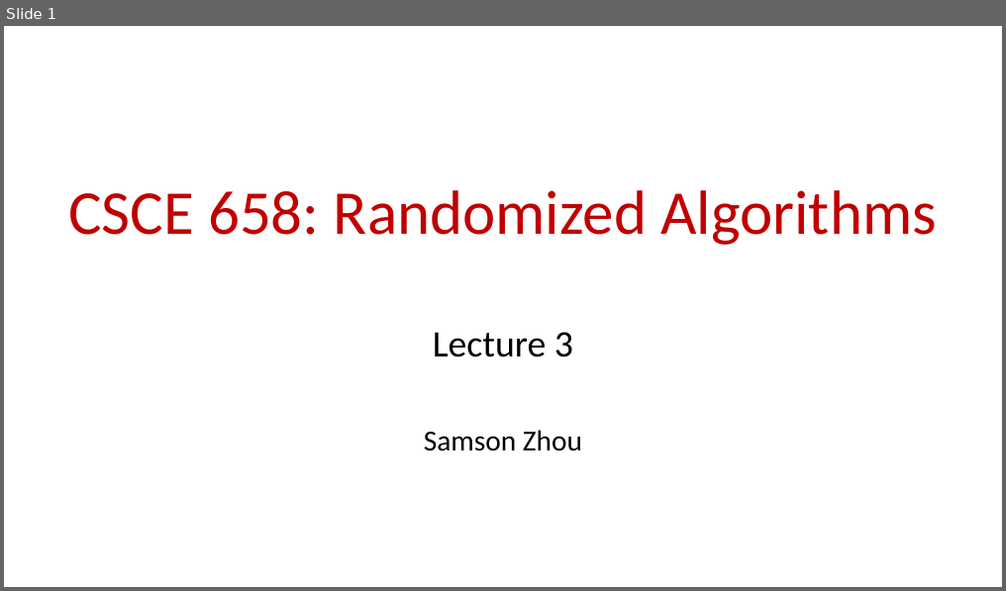
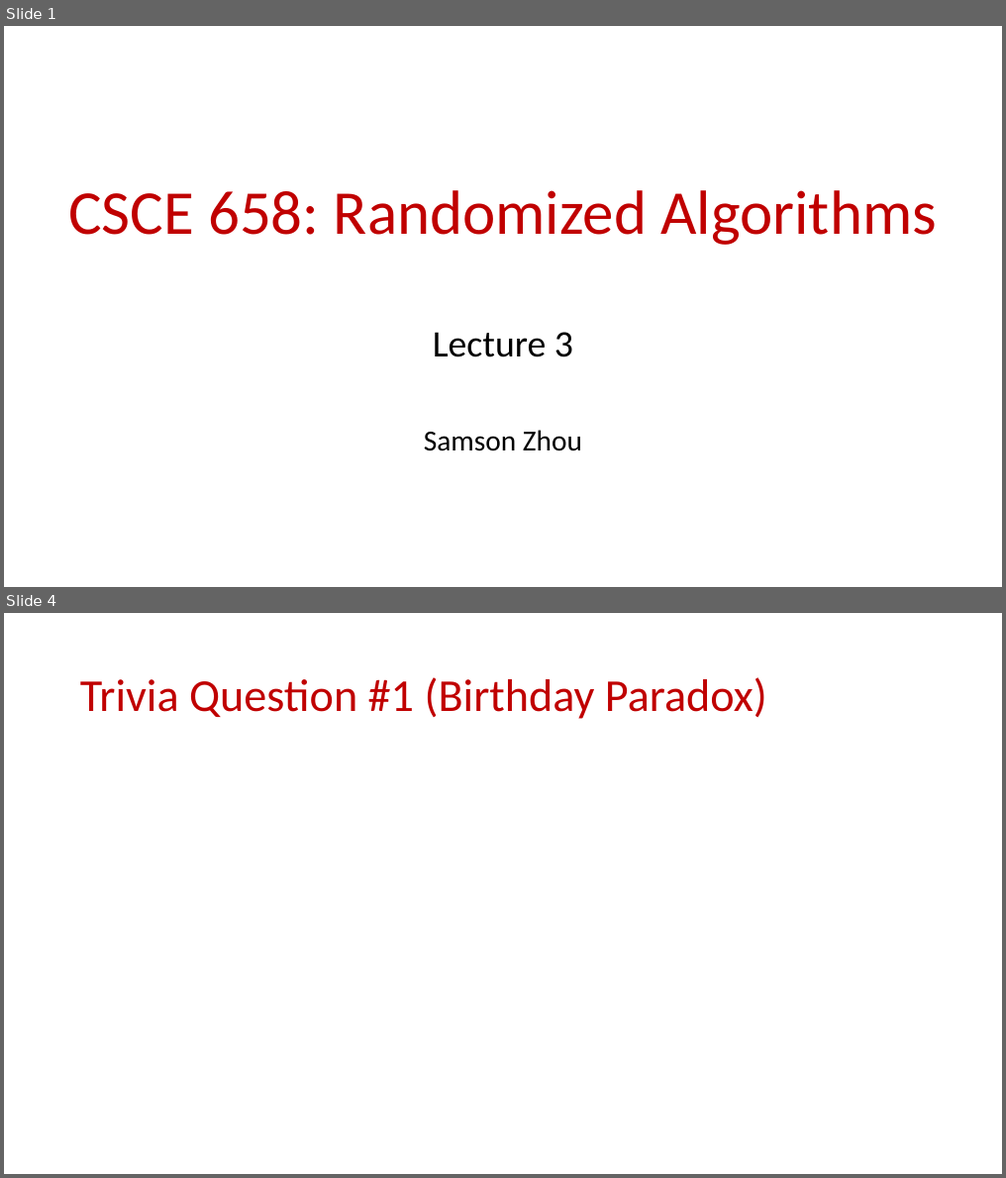
Before and after one commit to samsonzhou/samsonzhou.github.io, a slide deck: CSCE658-S24/L3.pptx. Shown one above the other, each under a label of ours: slide 1 before the commit, slides 1 and 4 after it; the slides between them are not shown. The pictures are 1006x591 and 1006x1178 pixels, drawn with LibreOffice and Linux fonts; fonts in the diff are those of the drawing; grey boxes stand for pictures. Boxes give left, top, right and bottom in pixels: in the first picture for what was removed or moved away, otherwise in the second. Text is boxed around its words. In the diff, an @@ line names an element or a change of style, - is before the commit and + after.

```diff
--- a/CSCE658-S24/L3.pptx
+++ b/CSCE658-S24/L3.pptx
@@ slide 4 added at bbox=[4, 613, 1002, 1174], background #FFFFFF @@
@@ title added at bbox=[80, 677, 767, 719], 44 pt, text #C00000 @@
+Trivia Question #1 (Birthday Paradox)
```
Also in this commit, not shown: 41 other slides added.
